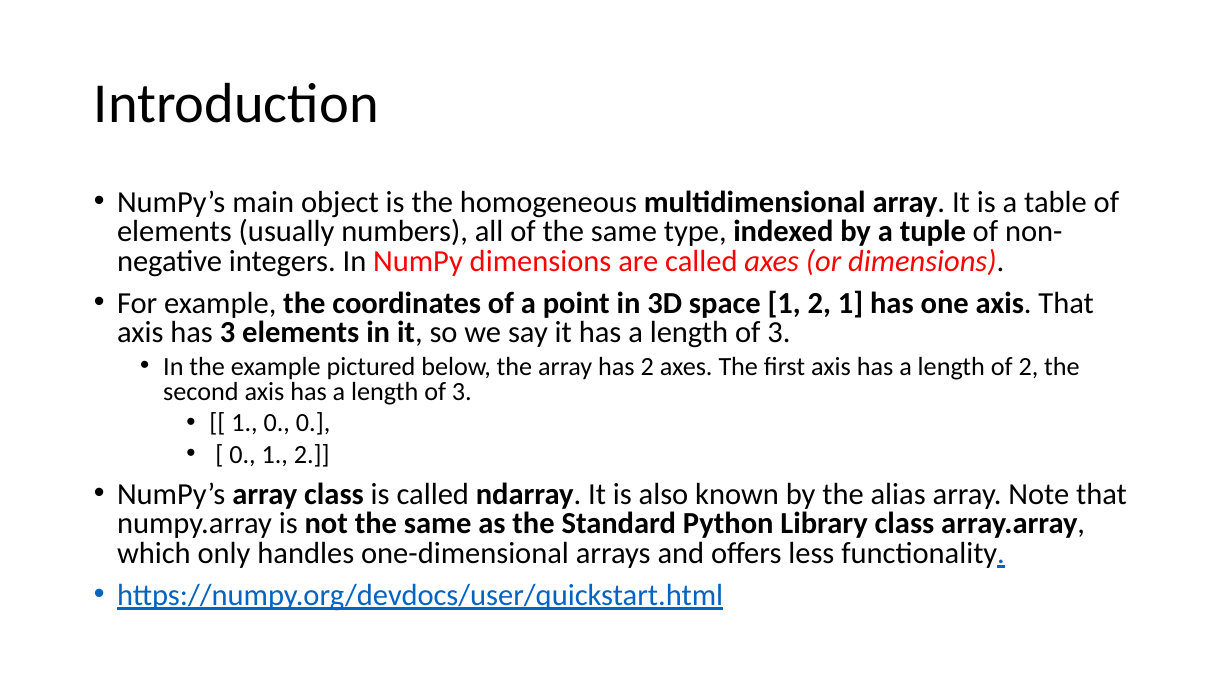
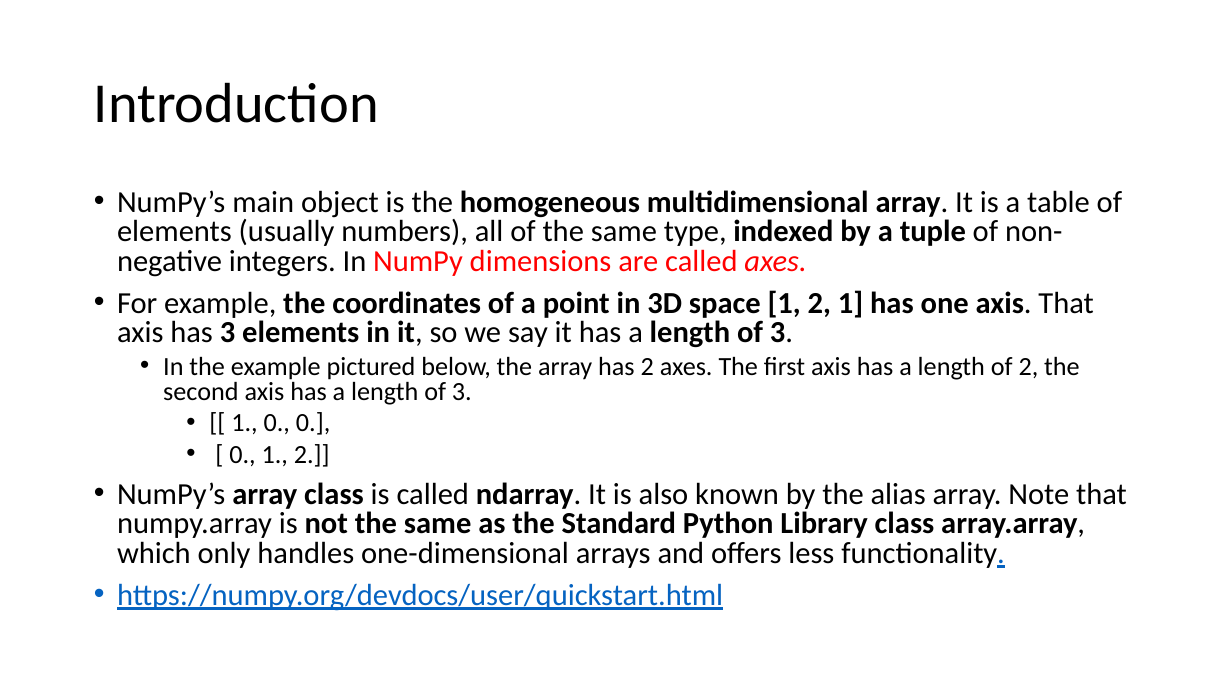
Before and after one commit to FranzGH/IoT_ML, a slide deck: slide 2 of Numpy.pptx. Drawn at 1232x693 pixels with LibreOffice and Linux fonts; fonts in the diff are those of the drawing. Boxes give left, top, right and bottom in pixels: in the first picture for what was removed or moved away, otherwise in the second. Text is boxed around its words. In the diff, an @@ line names an element or a change of style, - is before the commit and + after.

```diff
--- a/Numpy.pptx
+++ b/Numpy.pptx
@@ text at [117,190,1122,277]: text changed @@
-• NumPy’s main object is the homogeneous multidimensional array. It is a table of elements (usually numbers), all of the same type, indexed by a tuple of non-negative integers. In NumPy dimensions are called axes (or dimensions).
+• NumPy’s main object is the homogeneous multidimensional array. It is a table of elements (usually numbers), all of the same type, indexed by a tuple of non-negative integers. In NumPy dimensions are called axes.
@@ text at [117,290,1093,347]: bold on in "length of 3." @@
```
Also in this commit, not shown: 5 other slides changed, 4 other files.
